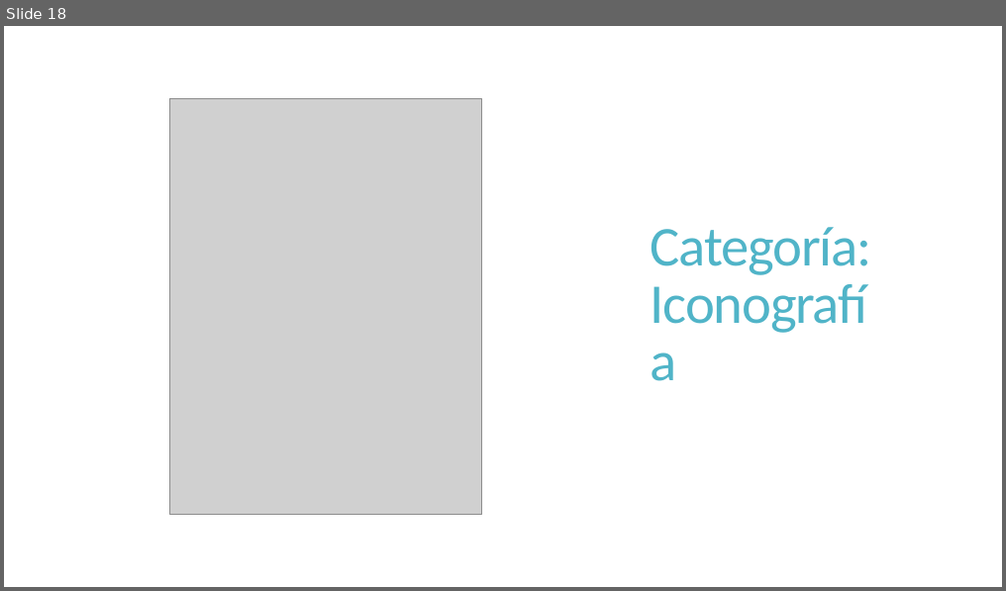
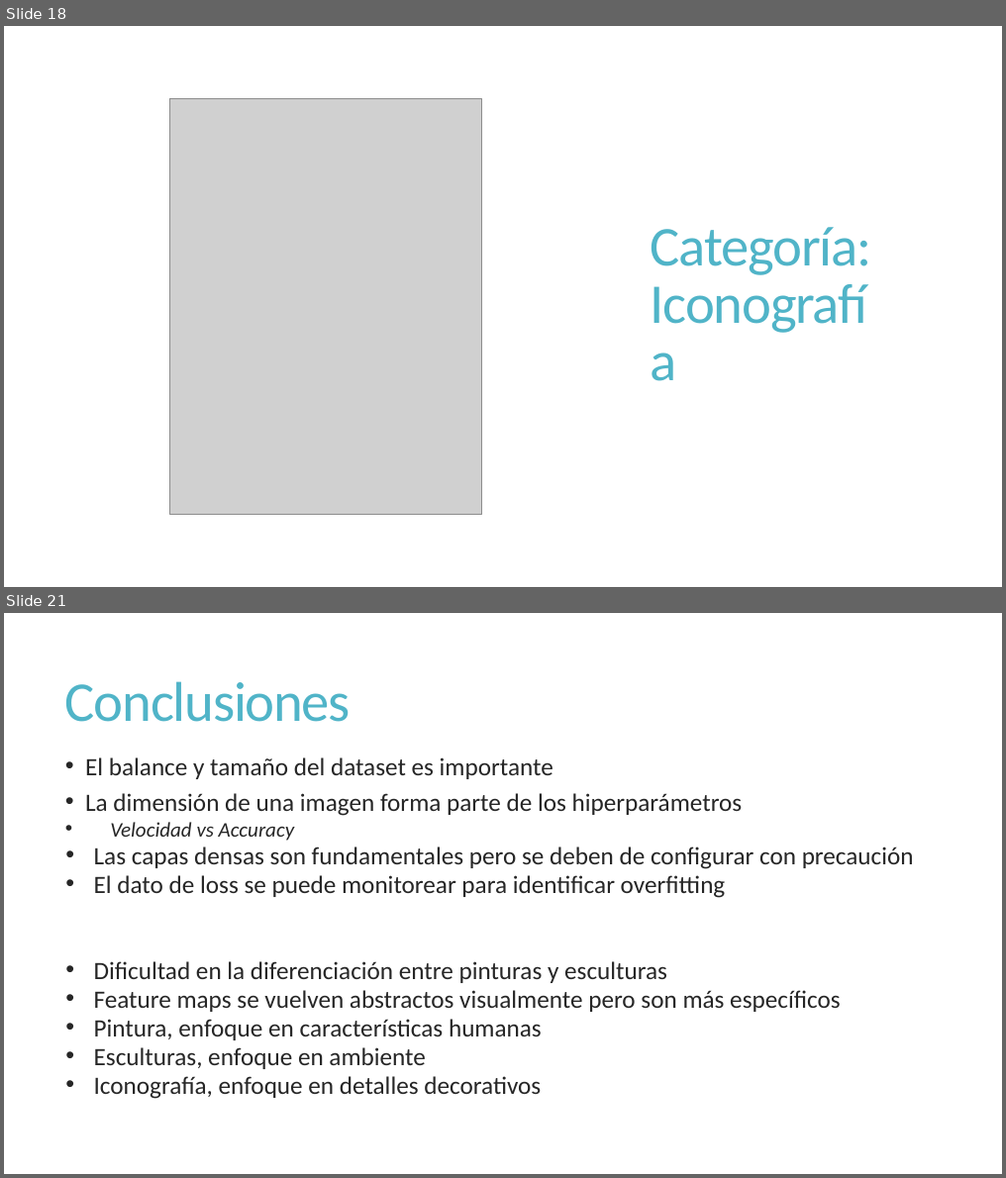
Before and after one commit to JoseGuzmanZamora/ArtClassification, a slide deck: ArtClassification.pptx. Shown one above the other, each under a label of ours: slide 18 before the commit, slides 18 and 21 after it; the slides between them are not shown. The pictures are 1006x591 and 1006x1178 pixels, drawn with LibreOffice and Linux fonts; fonts in the diff are those of the drawing; grey boxes stand for pictures. Boxes give left, top, right and bottom in pixels: in the first picture for what was removed or moved away, otherwise in the second. Text is boxed around its words. In the diff, an @@ line names an element or a change of style, - is before the commit and + after.

```diff
--- a/ArtClassification.pptx
+++ b/ArtClassification.pptx
@@ slide 21 added at <box>4,613,1002,1174</box>, background #FFFFFF @@
@@ title added at <box>65,681,350,722</box>, 54 pt, text #50B4C8 @@
+Conclusiones
@@ text added at <box>85,758,914,1099</box>, 24 pt, text #262626 @@
+• El balance y tamaño del dataset es importante
+• La dimensión de una imagen forma parte de los hiperparámetros
+    • Velocidad vs Accuracy
+  • Las capas densas son fundamentales pero se deben de configurar con precaución
+  • El dato de loss se puede monitorear para identificar overfitting
+  • Dificultad en la diferenciación entre pinturas y esculturas
+  • Feature maps se vuelven abstractos visualmente pero son más específicos
+  • Pintura, enfoque en características humanas
+  • Esculturas, enfoque en ambiente
+  • Iconografía, enfoque en detalles decorativos
```
Also in this commit, not shown: 14 slides changed, 1 other slide added, 1 slide removed, 19 other files.
